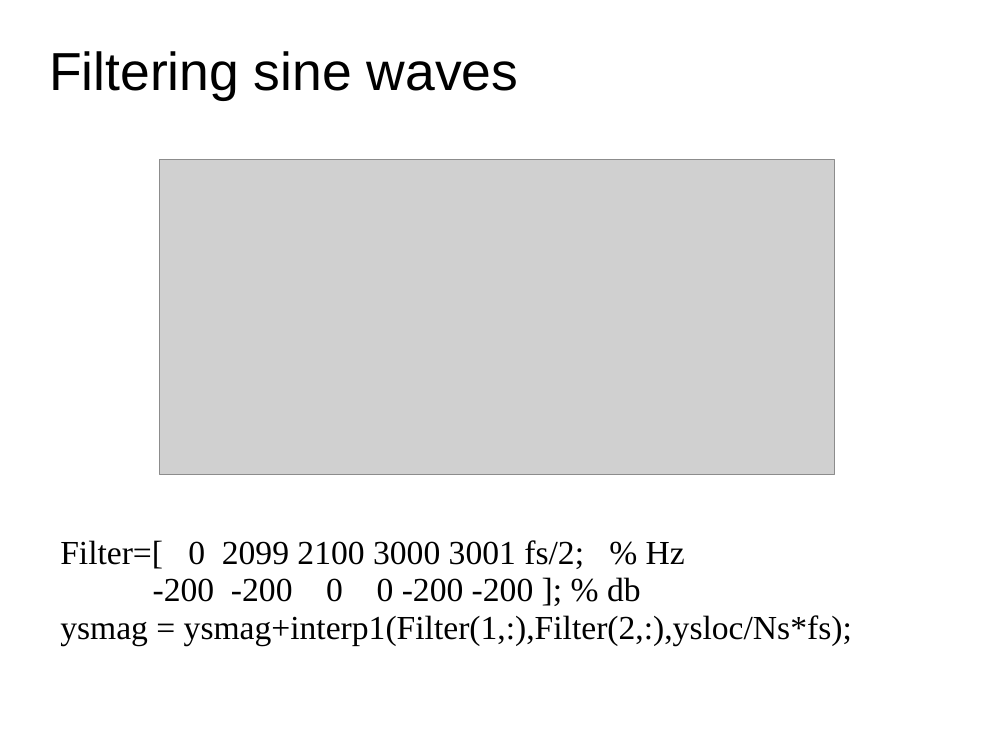
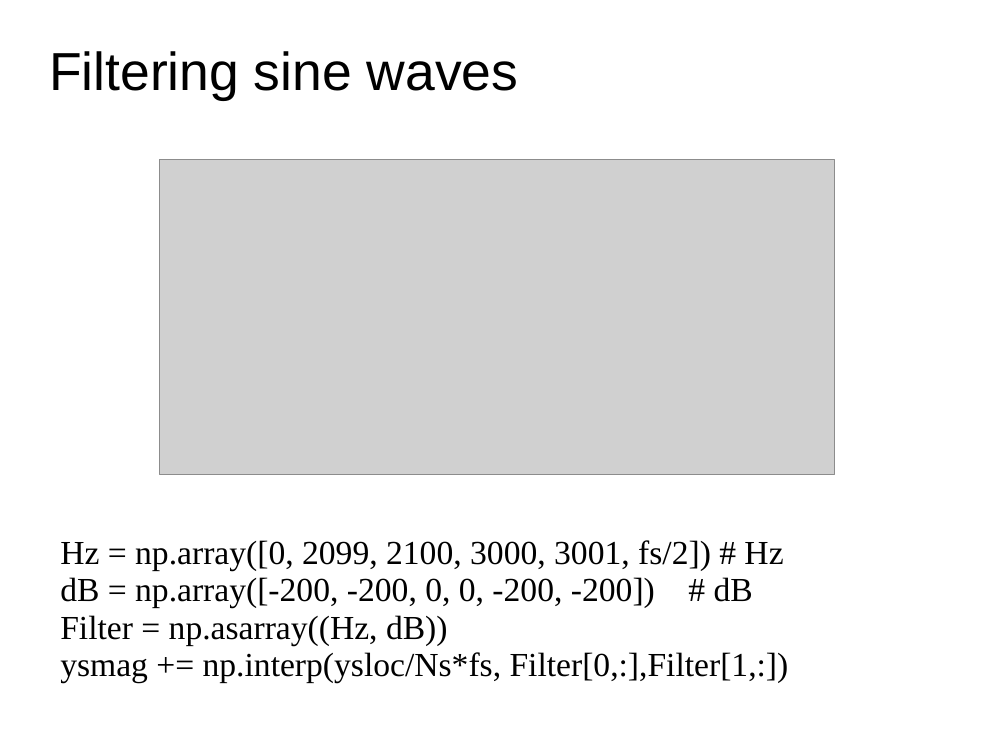
Before and after one commit to MTG/sms-tools, a slide deck: slide 10 of teaching-material/lectures/lect8-Sound-transformations/8-Sound-transformations.odp. Drawn at 1008x756 pixels with LibreOffice and Linux fonts; fonts in the diff are those of the drawing; grey boxes stand for pictures. Boxes give left, top, right and bottom in pixels: in the first picture for what was removed or moved away, otherwise in the second. Text is boxed around its words. In the diff, an @@ line names an element or a change of style, - is before the commit and + after.

```diff
--- a/teaching-material/lectures/lect8-Sound-transformations/8-Sound-transformations.odp
+++ b/teaching-material/lectures/lect8-Sound-transformations/8-Sound-transformations.odp
@@ text at [60, 540, 789, 683]: text changed @@
-Filter=[ 0 2099 2100 3000 3001 fs/2; % Hz
--200 -200 0 0 -200 -200 ]; % db
-ysmag = ysmag+interp1(Filter(1,:),Filter(2,:),ysloc/Ns*fs);
+Hz = np.array([0, 2099, 2100, 3000, 3001, fs/2]) # Hz
+dB = np.array([-200, -200, 0, 0, -200, -200]) # dB
+Filter = np.asarray((Hz, dB))
+ysmag += np.interp(ysloc/Ns*fs, Filter[0,:],Filter[1,:])
```
Also in this commit, not shown: 2 other slides changed, 1 slide added, 1 slide removed, 6 other files.
